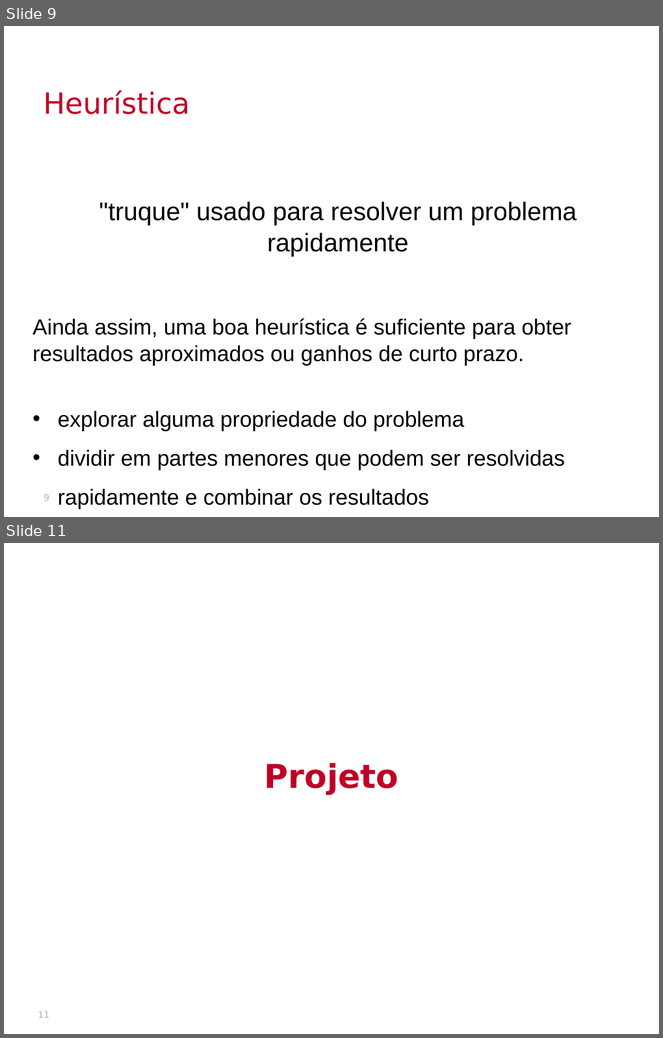
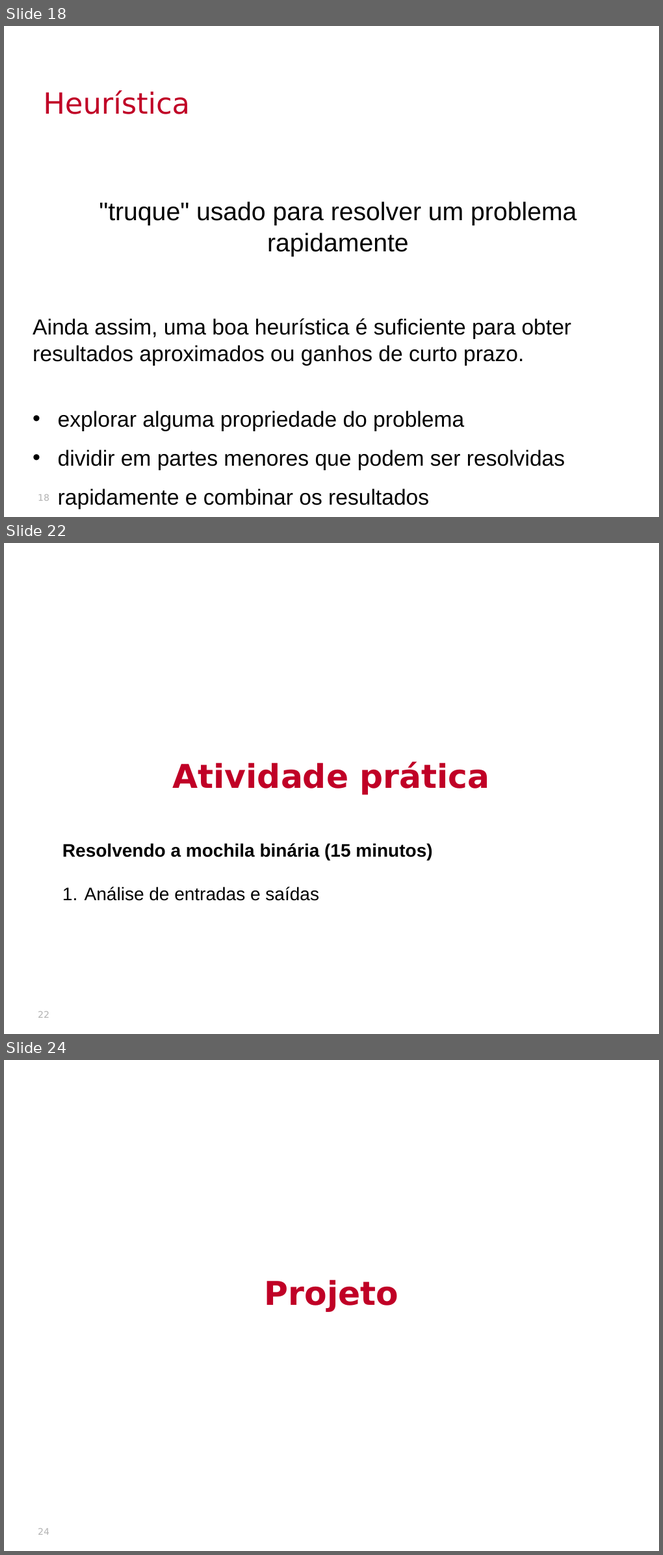
Before and after one commit to thalials/supercomp, a slide deck: aulas/04-projeto-heuristicas/slides.pptx. Shown one above the other, each under a label of ours: slides 9 and 11 before the commit, slides 18, 22 and 24 after it; the slides between them are not shown. The pictures are 663x1038 and 663x1555 pixels, drawn with LibreOffice and Linux fonts; fonts in the diff are those of the drawing; background and template pictures are left out. Boxes give left, top, right and bottom in pixels: in the first picture for what was removed or moved away, otherwise in the second. Text is boxed around its words. In the diff, an @@ line names an element or a change of style, - is before the commit and + after.

```diff
--- a/aulas/04-projeto-heuristicas/slides.pptx
+++ b/aulas/04-projeto-heuristicas/slides.pptx
@@ slide 22 added at (x1=4, y1=543, x2=659, y2=1034), background picture (left out) @@
@@ text added at (x1=173, y1=761, x2=490, y2=795), 36 pt, text #C00026, bold @@
+Atividade prática
@@ text added at (x1=62, y1=843, x2=432, y2=901), 20 pt, text #000000, bold @@
+Resolvendo a mochila binária (15 minutos)
+1. Análise de entradas e saídas
@@ page number added at (x1=38, y1=1012, x2=50, y2=1018), 10 pt, text #B2B2B2 @@
+22
@@ what was slide 9 is now slide 18 @@
@@ page number at (x1=38, y1=495, x2=50, y2=501): text changed @@
-9
+18
@@ what was slide 11 is now slide 24 @@
@@ page number at (x1=38, y1=1529, x2=50, y2=1535): text changed @@
-11
+24
```
Also in this commit, not shown: 1 slide changed, 13 other slides added, 1 slide removed, 26 other files.
